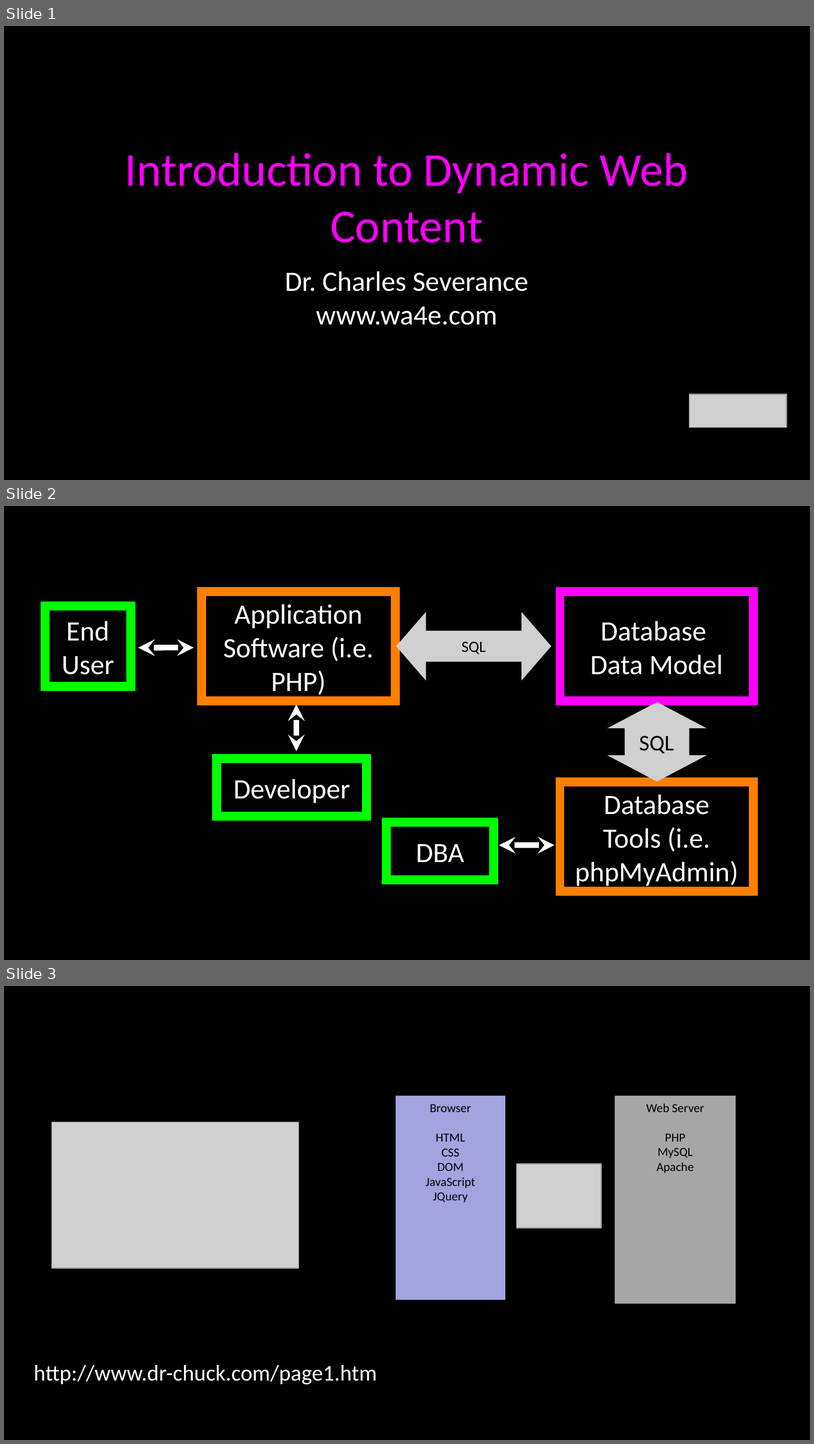
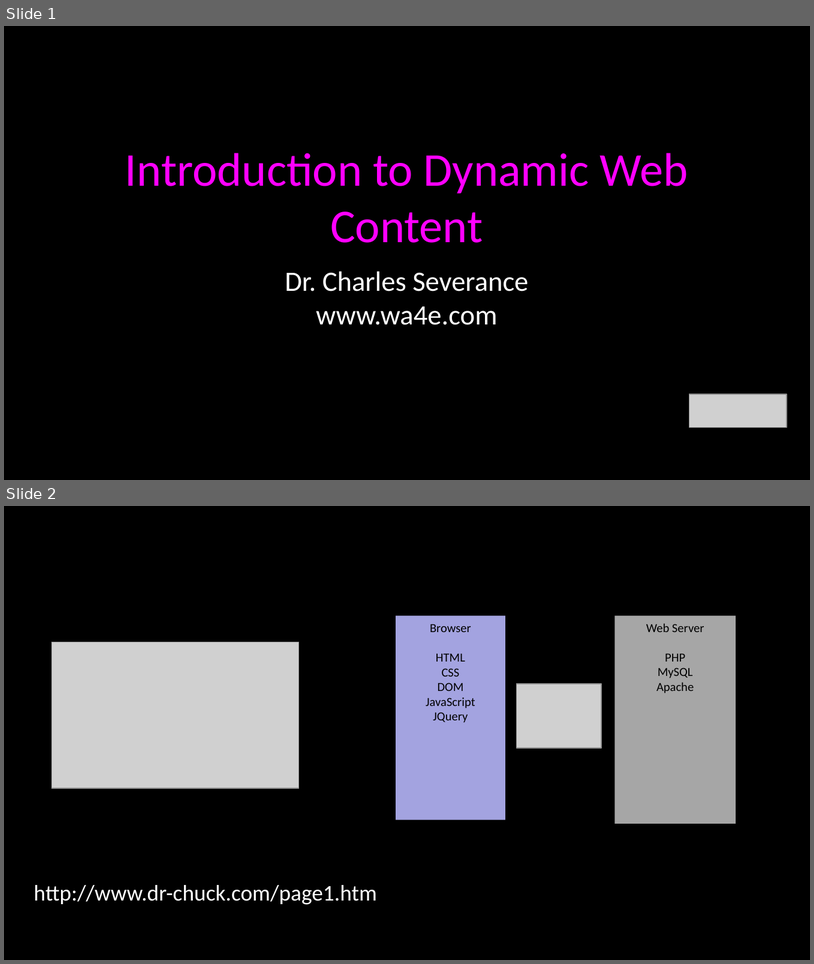
Before and after one commit to csev/wa4e, a slide deck: lectures/Web-01-HTTP.ppt. Shown one above the other, each under a label of ours: slides 1, 2 and 3 before the commit, slides 1 and 2 after it. The pictures are 814x1444 and 814x964 pixels, drawn with LibreOffice and Linux fonts; fonts in the diff are those of the drawing; grey boxes stand for pictures. Boxes give left, top, right and bottom in pixels: in the first picture for what was removed or moved away, otherwise in the second. Text is boxed around its words. In the diff, an @@ line names an element or a change of style, - is before the commit and + after.

```diff
--- a/lectures/Web-01-HTTP.ppt
+++ b/lectures/Web-01-HTTP.ppt
@@ slide 2 removed at bbox=[4, 506, 810, 960], background #000000; not listed: 3 template elements that a slide beside it also shows @@
@@ rectangle removed at bbox=[201, 591, 395, 700] @@
-Application
-Software (i.e. PHP)
@@ rectangle removed at bbox=[560, 591, 754, 700] @@
-Database
-Data Model
@@ rectangle removed at bbox=[45, 606, 131, 686] @@
-End
-User
@@ picture removed at bbox=[397, 612, 552, 680] @@
-SQL
@@ double arrow removed from (194, 648) to (138, 648) @@
@@ picture removed at bbox=[608, 702, 707, 781] @@
@@ double arrow removed from (297, 751) to (297, 705) @@
@@ text removed at bbox=[639, 735, 674, 753] @@
-SQL
@@ rectangle removed at bbox=[217, 759, 367, 816] @@
-Developer
@@ rectangle removed at bbox=[560, 782, 754, 891] @@
-Database
-Tools (i.e. phpMyAdmin)
@@ rectangle removed at bbox=[386, 822, 494, 879] @@
-DBA
@@ double arrow removed from (555, 844) to (499, 844) @@
@@ what was slide 3 is now slide 2 @@
```
Also in this commit, not shown: 7 slides changed, 2 other files.
